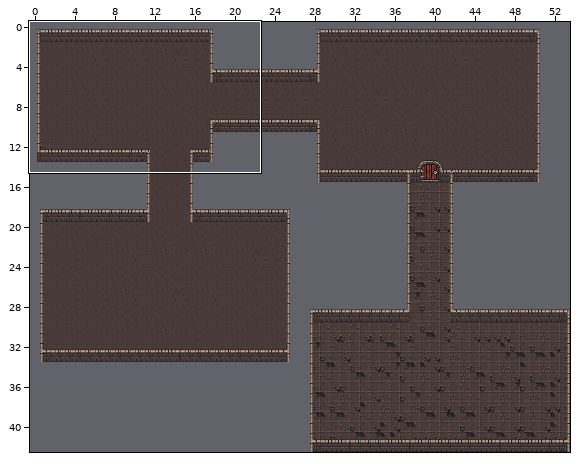
Two versions of a level (Tiled map, src/app/dungeon/resources/dungeon.tmx). The picture above shows the old version from afar; the outline marks the close-up.
Close-up. Before:
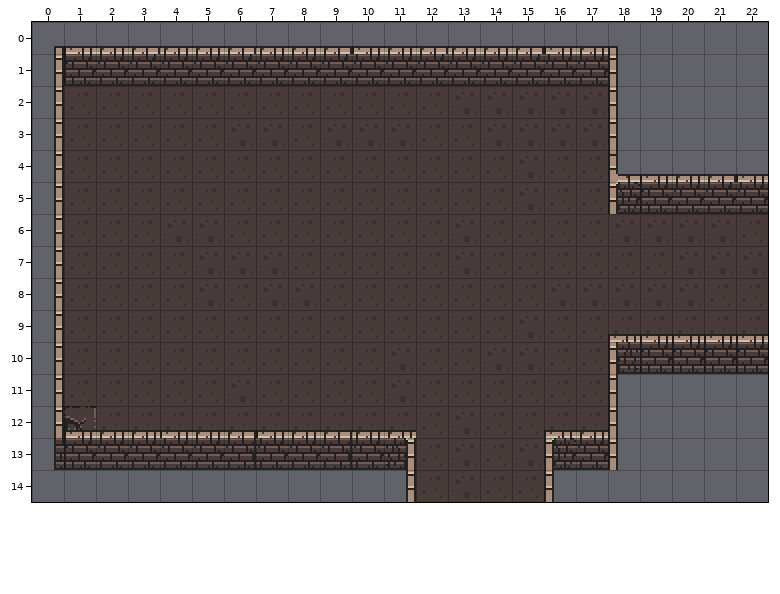
Cells are 16x16 px. Shown: x 0..22, y 0..14.
The same view after the edit:
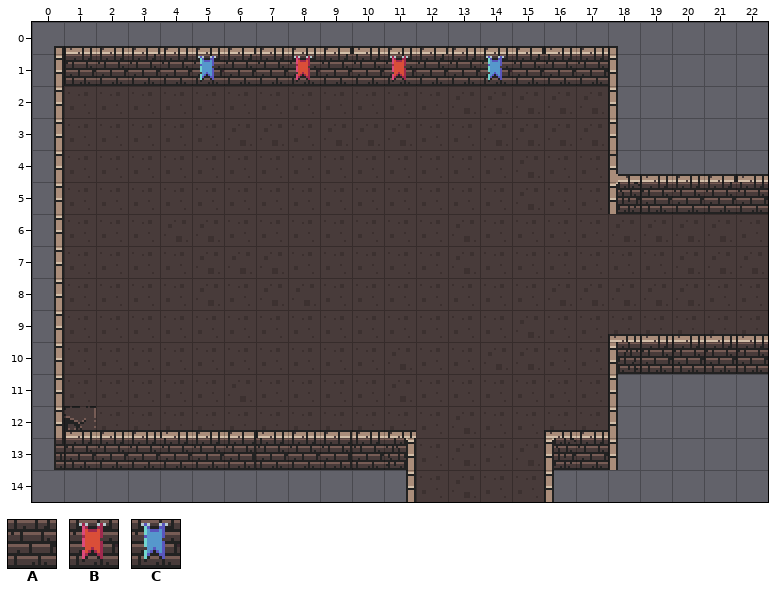
Key: from "dungeon": A 12, B 21, C 22.
_ is an empty cell, . an unchanged one.
What changed:
--- layer "Walls"
@@ x 5..14 @@
- 1 A..A..A..A
+ 1 C..B..B..C
Where, in picture pixels (left, top, right, bottom), the same in both close-ups:
changed: (198, 56, 224, 82)
changed: (294, 56, 320, 82)
changed: (390, 56, 416, 82)
changed: (486, 56, 512, 82)
